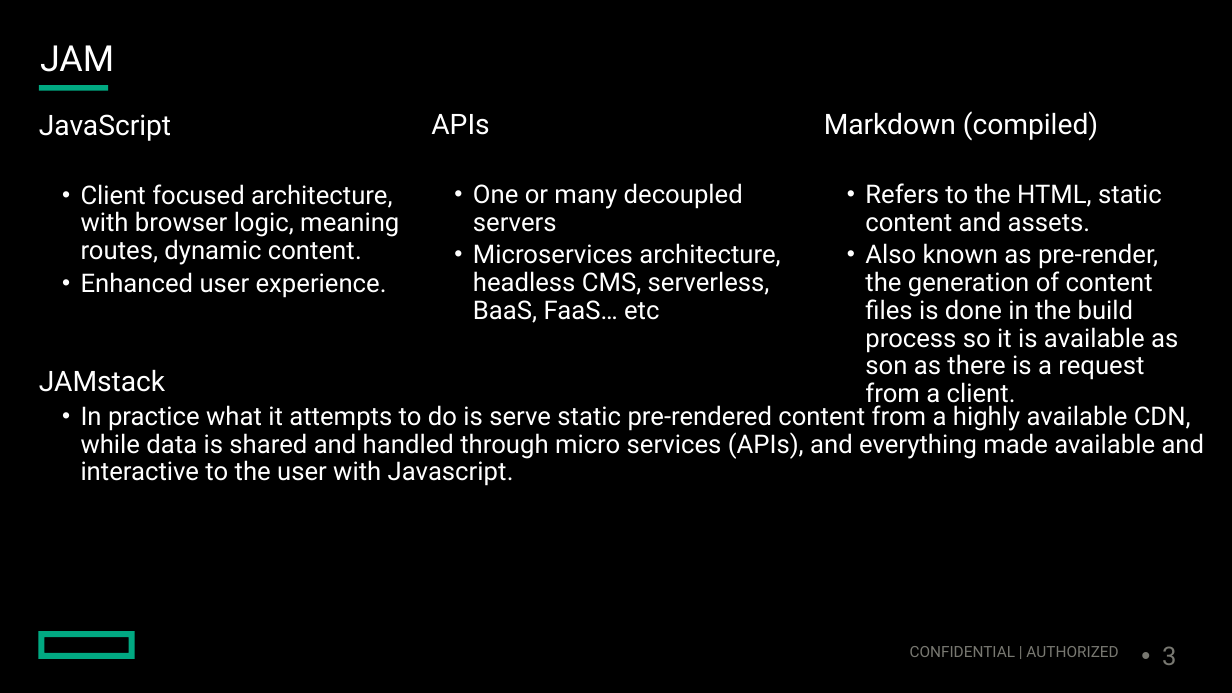
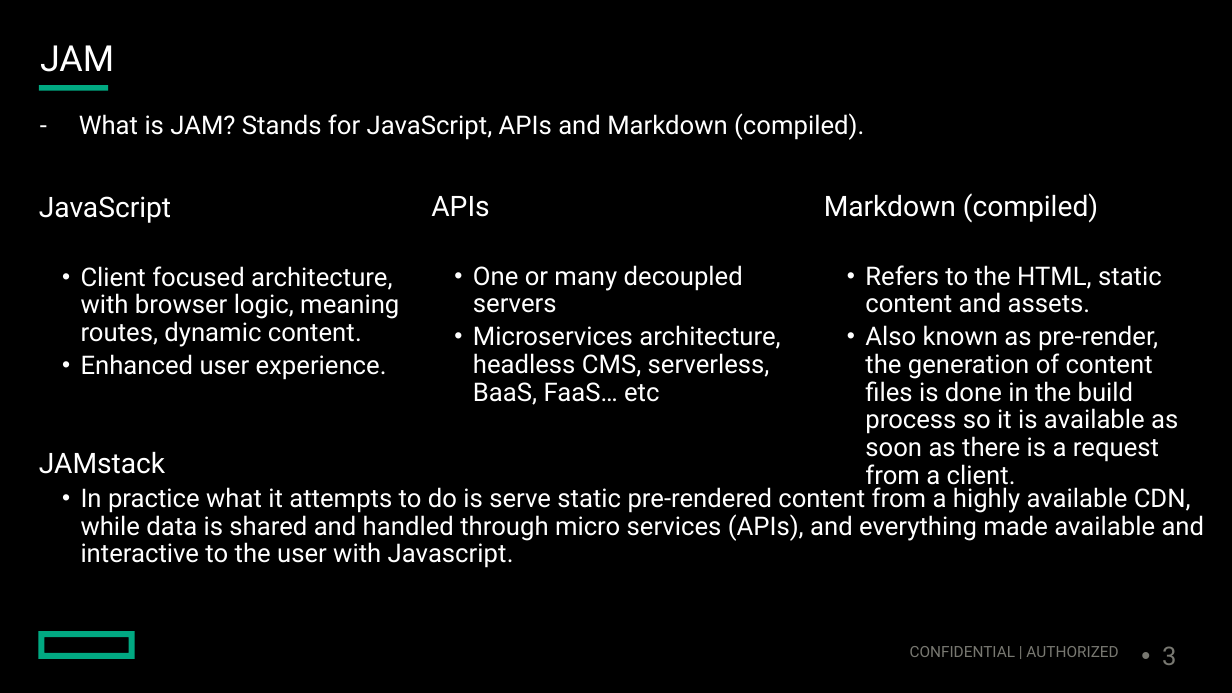
Before and after one commit to masterfaka/angular-scully, a slide deck: slide 3 of src/JAMstack.pptx. Drawn at 1232x693 pixels with LibreOffice and Linux fonts; fonts in the diff are those of the drawing. Boxes give left, top, right and bottom in pixels: in the first picture for what was removed or moved away, otherwise in the second. Text is boxed around its words. In the diff, an @@ line names an element or a change of style, - is before the commit and + after.

```diff
--- a/src/JAMstack.pptx
+++ b/src/JAMstack.pptx
@@ text added at [79,113,864,140], 20 pt, text #FFFFFF @@
+- What is JAM? Stands for JavaScript, APIs and Markdown (compiled).
@@ 4 texts: place and size @@
-4 texts at [39,114,1205,486]
+4 texts at [39,196,1205,568]
@@ text at [865,325,1178,491]: text changed @@
-  • Also known as pre-render, the generation of content files is done in the build process so it is available as son as there is a request from a client.
+  • Also known as pre-render, the generation of content files is done in the build process so it is available as soon as there is a request from a client.
```
Also in this commit, not shown: 3 other slides changed.
